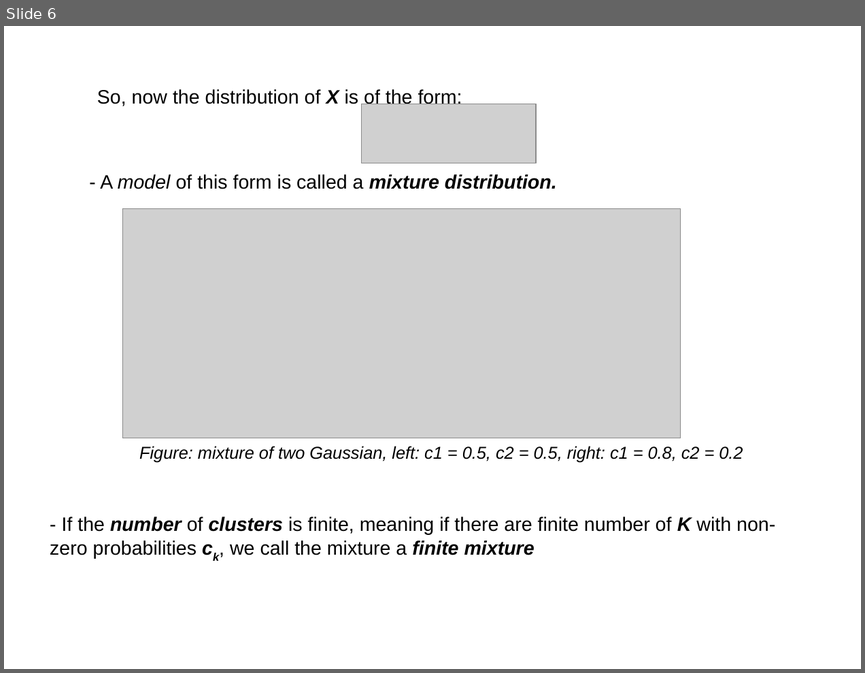
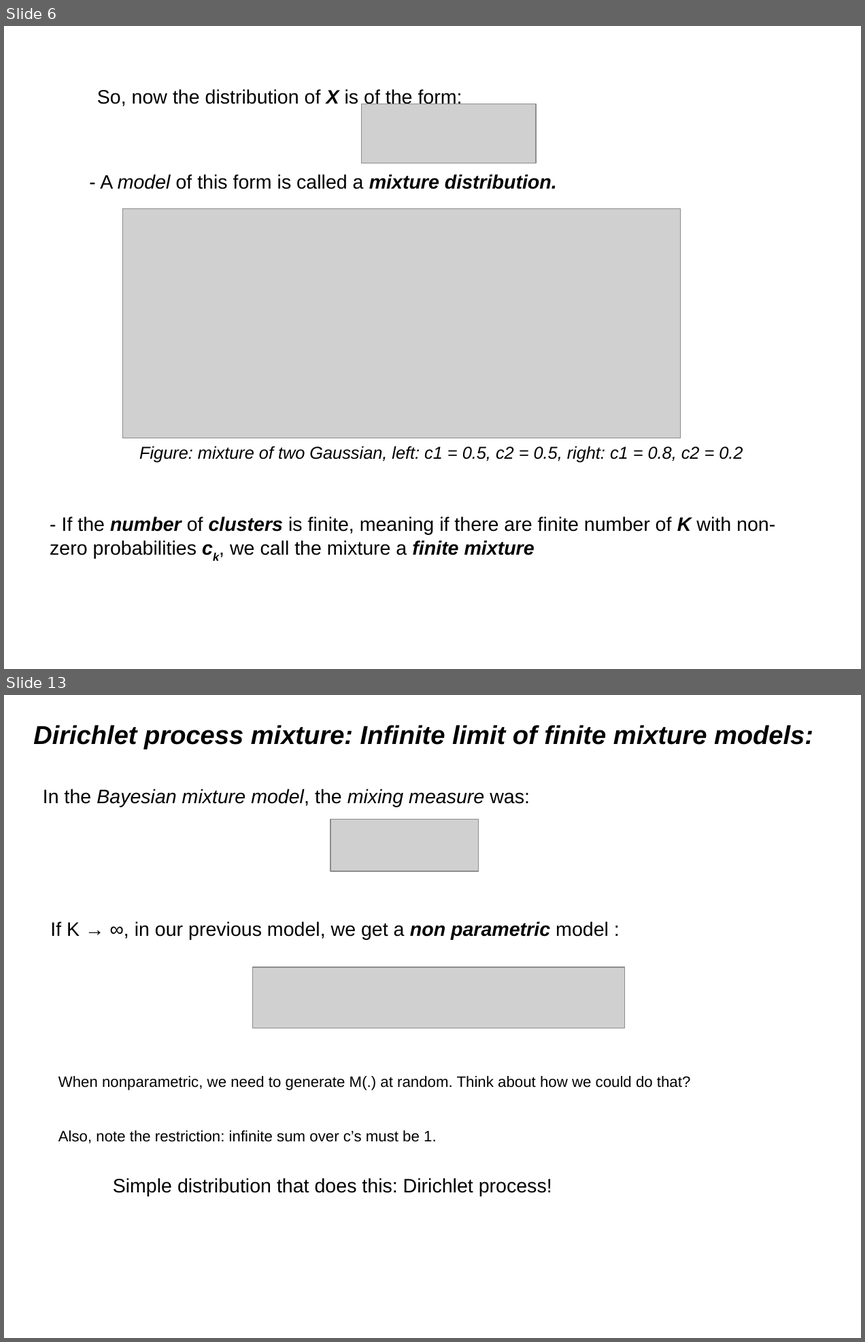
Before and after one commit to afcarl/Dirichlet_Processes, a slide deck: version_2.odp. Shown one above the other, each under a label of ours: slide 6 before the commit, slides 6 and 13 after it; the slides between them are not shown. The pictures are 865x673 and 865x1342 pixels, drawn with LibreOffice and Linux fonts; fonts in the diff are those of the drawing; grey boxes stand for pictures. Boxes give left, top, right and bottom in pixels: in the first picture for what was removed or moved away, otherwise in the second. Text is boxed around its words. In the diff, an @@ line names an element or a change of style, - is before the commit and + after.

```diff
--- a/version_2.odp
+++ b/version_2.odp
@@ slide 13 added at [4,695,861,1338], background #FFFFFF @@
@@ title added at [33,725,813,749], 24 pt, text #000000, bold, italic @@
+Dirichlet process mixture: Infinite limit of finite mixture models:
@@ text added at [43,789,530,807], 18 pt, text #000000, italic @@
+In the Bayesian mixture model, the mixing measure was:
@@ picture added at [330,819,478,872] @@
@@ text added at [50,921,609,939], 18 pt, text #000000 @@
+If K → ∞, in our previous model, we get a non parametric model :
@@ picture added at [253,967,626,1028] @@
@@ text added at [58,1076,690,1143], 14 pt, text #000000 @@
+When nonparametric, we need to generate M(.) at random. Think about how we could do that?
+Also, note the restriction: infinite sum over c’s must be 1.
@@ text added at [113,1178,552,1196], 18 pt, text #000000 @@
+Simple distribution that does this: Dirichlet process!
```
Also in this commit, not shown: 4 slides changed, 3 other slides added, 1 slide removed.
